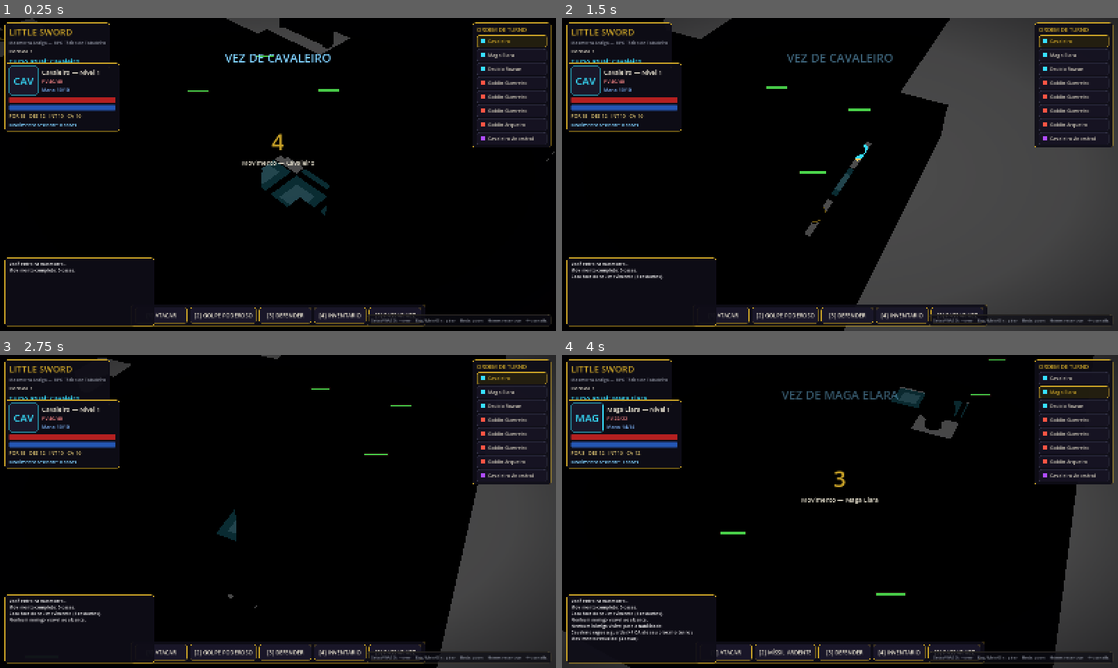
Above: before the commit, frames 1-4 (two rows, left to right).
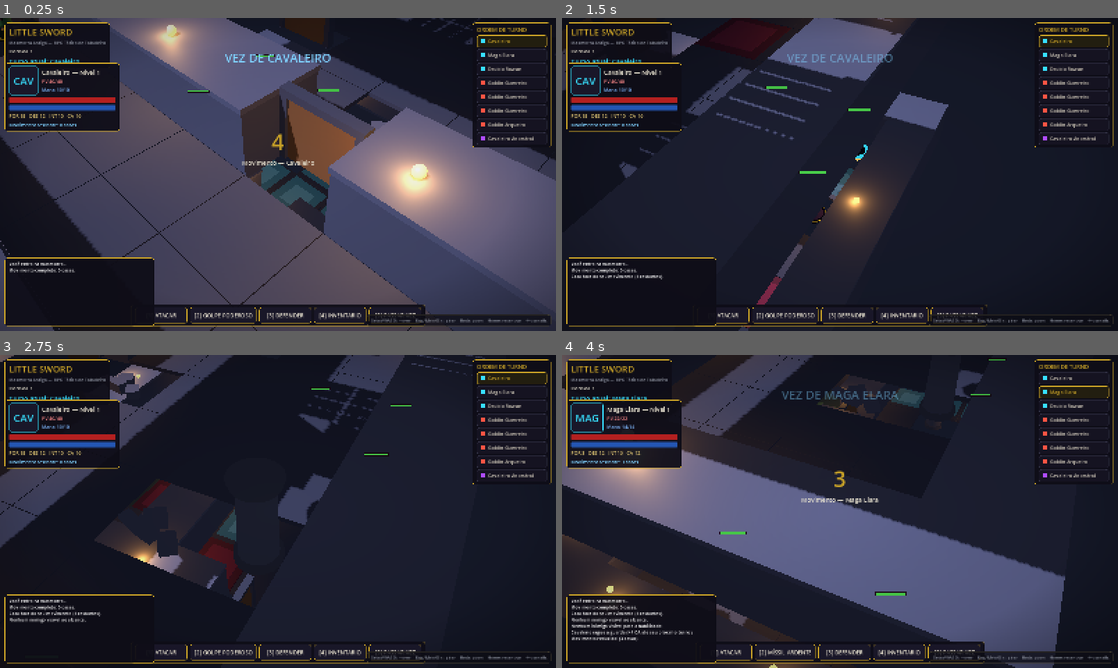
Above: after the commit, the same moments.

Repository: FalconiRod/Little-Sword
Game: Godot game, scene res://src/scenes/main.tscn
Same seed, same stepped clock (60 frames per second), same inputs: the game is played once before the commit and once after it.
Inputs (mouse positions are in pixels of both pictures, inside the frame that each line leads up to):
- Up to frame 1 (0.25 s): no input
- Up to frame 2 (1.5 s): tap Enter at 0.5 s; move the mouse to (962, 158) at 0.52 s; hold D 0.53-1.28 s; hold Q 0.53-1.28 s; click (962, 158) at 0.67 s; move the mouse to (728, 190) at 1.27 s; hold S from 1.28 s (still down); tap E at 1.35 s
- Up to frame 3 (2.75 s): move the mouse to (333, 442) at 2.02 s; release S at 2.03 s; hold D from 2.03 s (still down); tap 1 at 2.1 s
- Up to frame 4 (4 s): move the mouse to (812, 574) at 2.77 s; release D at 2.78 s; hold W 2.78-3.53 s; tap 2 at 2.85 s; click (812, 574) at 2.92 s; move the mouse to (1006, 558) at 3.52 s; hold A from 3.53 s (still down); tap 3 at 3.6 s

The runs differ from the first frame. In frame 1, 76% of the frame differs, in the area x 0-100%, y 0-100%; in frame 2, 76%; in frame 3, 76%; in frame 4, 77%.

Commit message:
v0.4.1: iluminacao da masmorra (ambiente + lua + tochas tremulando)

Diff:
--- a/src/dungeon/environment_manager.gd
+++ b/src/dungeon/environment_manager.gd
@@ -64,8 +64,71 @@
 		add_child(st)
 		st.setup(a, b)
 
+	_setup_atmosphere()
+	_scatter_torches()
 	EventBus.log_msg.emit("Mapa: %s" % map_name, "#c9a227")
 	return true
+
+## Iluminação de mesa: ambiente frio fraco + "lua" direcional com sombra.
+func _setup_atmosphere() -> void:
+	var we := WorldEnvironment.new()
+	var env := Environment.new()
+	env.background_mode = Environment.BG_COLOR
+	env.background_color = Color.html("0a0c14")
+	env.ambient_light_source = Environment.AMBIENT_SOURCE_COLOR
+	env.ambient_light_color = Color.html("707896")
+	env.ambient_light_energy = 0.9
+	env.fog_enabled = true
+	env.fog_light_color = Color.html("161a2a")
+	env.fog_density = 0.006
+	we.environment = env
+	add_child(we)
+	var sun := DirectionalLight3D.new()
+	sun.name = "MoonLight"
+	sun.rotation_degrees = Vector3(-52, -28, 0)
+	sun.light_color = Color.html("cfd6ff")
+	sun.light_energy = 0.9
+	sun.shadow_enabled = true
+	add_child(sun)
+
+## Tochas nas paredes viradas para casas livres — aquecem o cenário.
+func _scatter_torches() -> void:
+	var dirs := [Vector3i(0, 1, 0), Vector3i(1, 0, 0),
+			Vector3i(0, -1, 0), Vector3i(-1, 0, 0)]
+	var spots: Array = []
+	for c in BoardGrid.tiles.keys():
+		if BoardGrid.tiles[c]["w"] or not BoardGrid.tiles[c]["losb"]:
+			continue
+		if (c.x * 31 + c.y * 17 + c.z * 7) % 3 != 0:
+			continue
+		for d in dirs:
+			if BoardGrid.is_walkable(c + d):
+				spots.append([c, d])
+				break
+	spots.shuffle()
+	var placed := 0
+	for s in spots:
+		if placed >= 30:
+			break
+		var c: Vector3i = s[0]
+		var d: Vector3i = s[1]
+		var t := TilePiece.build("torch")
+		add_child(t)
+		t.position = BoardGrid.world_pos(c)
+		t.rotation.y = atan2(float(d.x), float(d.y))
+		var l := OmniLight3D.new()
+		l.light_color = Color.html("ffb454")
+		l.light_energy = 2.4
+		l.omni_range = 5.5
+		l.omni_attenuation = 1.3
+		l.shadow_enabled = false
+		l.position = Vector3(0, 1.75, 0.35).rotated(Vector3.UP, t.rotation.y)
+		t.add_child(l)
+		var tw := t.create_tween().set_loops()
+		tw.tween_property(l, "light_energy", randf_range(1.7, 2.1),
+				randf_range(0.16, 0.38))
+		tw.tween_property(l, "light_energy", 2.5, randf_range(0.1, 0.28))
+		placed += 1
 
 # ----------------------------------------------------------------- interno --
 
--- a/src/dungeon/tile_piece.gd
+++ b/src/dungeon/tile_piece.gd
@@ -49,6 +49,8 @@
 			_runes(root)
 		"lever_base":
 			_lever(root)
+		"torch":
+			_torch(root)
 	return root
 
 # ------------------------------------------------------------- materiais ----
@@ -185,3 +187,19 @@
 	knob.height = 0.14
 	_add(root, knob, _mat(Color.html("ffd166"), Color.html("ffd166"), 1.2, 0.6, 0.4),
 			Vector3(0, 0.54, -0.09))
+
+static func _torch(root: Node3D) -> void:
+	# Suporte na parede + chama emissiva (a luz Omni entra por parâmetro).
+	var bracket := BoxMesh.new()
+	bracket.size = Vector3(0.08, 0.08, 0.3)
+	_add(root, bracket, _mat(Color.html("4a3626")), Vector3(0, 1.15, 0.18))
+	var stick := CylinderMesh.new()
+	stick.top_radius = 0.035
+	stick.bottom_radius = 0.05
+	stick.height = 0.5
+	_add(root, stick, _mat(Color.html("54381e")), Vector3(0, 1.38, 0.28))
+	var flame := SphereMesh.new()
+	flame.radius = 0.11
+	flame.height = 0.22
+	_add(root, flame, _mat(Color.html("ffb454"), Color.html("ff9d2e"), 3.4, 0.1, 0.4),
+			Vector3(0, 1.68, 0.28))
Not shown, changed: docs/CHANGELOG.md
